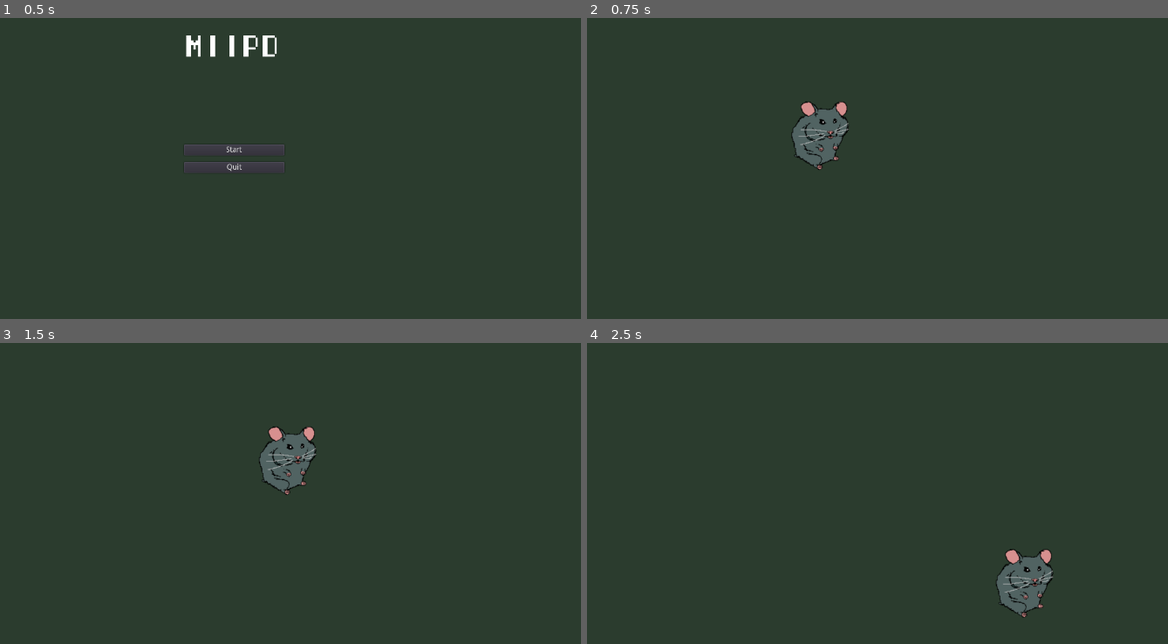
Above: before the commit, frames 1-4 (two rows, left to right).
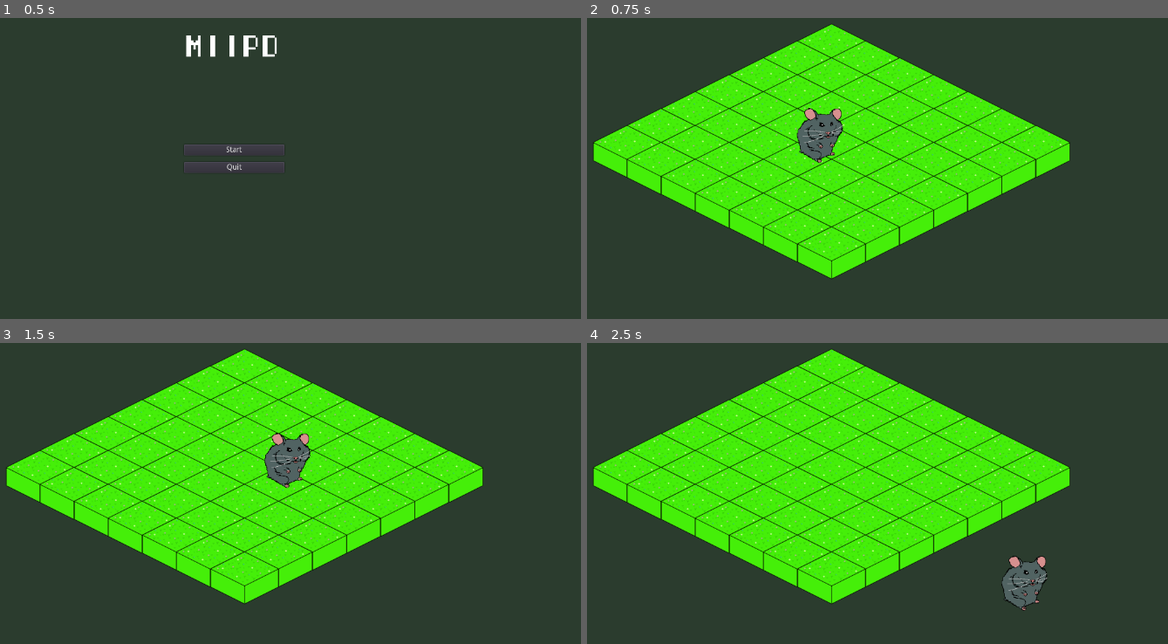
Above: after the commit, the same moments.

Repository: miishin/miipd
Game: Godot game, scene res://assets/scenes/main_menu.tscn
Same seed, same stepped clock (60 frames per second), same inputs: the game is played once before the commit and once after it.
Inputs:
- Up to frame 1 (0.5 s): no input
- Up to frame 2 (0.75 s): click "Start" at 0.5 s
- Up to frame 3 (1.5 s): tap Enter at 1.25 s; hold Right (ui_right) from 1.28 s (still down)
- Up to frame 4 (2.5 s): release Right (ui_right) at 2.03 s; hold Down (ui_down) from 2.03 s (still down)

Frame 1 is identical in both runs. In frame 2, 37% of the frame differs, in the area x 1-84%, y 2-87%; in frame 3, 37%; in frame 4, 38%, in the area x 1-84%, y 2-92%.

Commit message:
added board + tiles, removed x.txt

Diff:
--- /dev/null
+++ b/assets/scenes/board.tscn
@@ -0,0 +1,28 @@
+[gd_scene load_steps=3 format=2]
+
+[ext_resource path="res://assets/graphics/tilesets/grassy_tile.png" type="Texture" id=1]
+
+[sub_resource type="TileSet" id=1]
+0/name = "grassy_tile.png 0"
+0/texture = ExtResource( 1 )
+0/tex_offset = Vector2( 0, 0 )
+0/modulate = Color( 1, 1, 1, 1 )
+0/region = Rect2( 0, 0, 128, 128 )
+0/tile_mode = 0
+0/occluder_offset = Vector2( 0, 0 )
+0/navigation_offset = Vector2( 0, 0 )
+0/shape_offset = Vector2( 0, 0 )
+0/shape_transform = Transform2D( 1, 0, 0, 1, 0, 0 )
+0/shape_one_way = false
+0/shape_one_way_margin = 0.0
+0/shapes = [  ]
+0/z_index = 0
+
+[node name="Node2D" type="Node2D"]
+
+[node name="TileMap" type="TileMap" parent="."]
+mode = 1
+tile_set = SubResource( 1 )
+cell_size = Vector2( 125, 62 )
+format = 1
+tile_data = PoolIntArray( -131072, 0, 0, -131071, 0, 0, -131070, 0, 0, -131069, 0, 0, -131068, 0, 0, -131067, 0, 0, -131066, 0, 0, -65536, 0, 0, -65535, 0, 0, -65534, 0, 0, -65533, 0, 0, -65532, 0, 0, -65531, 0, 0, -65530, 0, 0, 0, 0, 0, 1, 0, 0, 2, 0, 0, 3, 0, 0, 4, 0, 0, 5, 0, 0, 6, 0, 0, 65536, 0, 0, 65537, 0, 0, 65538, 0, 0, 65539, 0, 0, 65540, 0, 0, 65541, 0, 0, 65542, 0, 0, 131072, 0, 0, 131073, 0, 0, 131074, 0, 0, 131075, 0, 0, 131076, 0, 0, 131077, 0, 0, 131078, 0, 0, 196608, 0, 0, 196609, 0, 0, 196610, 0, 0, 196611, 0, 0, 196612, 0, 0, 196613, 0, 0, 196614, 0, 0, 262144, 0, 0, 262145, 0, 0, 262146, 0, 0, 262147, 0, 0, 262148, 0, 0, 262149, 0, 0, 262150, 0, 0 )
--- a/assets/scenes/character_select.tscn
+++ b/assets/scenes/character_select.tscn
@@ -1,8 +1,9 @@
-[gd_scene load_steps=4 format=2]
+[gd_scene load_steps=5 format=2]
 
 [ext_resource path="res://assets/scripts/character_select.gd" type="Script" id=1]
 [ext_resource path="res://assets/themes/menu.theme" type="Theme" id=2]
 [ext_resource path="res://assets/scenes/hamster.tscn" type="PackedScene" id=3]
+[ext_resource path="res://assets/scenes/board.tscn" type="PackedScene" id=4]
 
 [node name="CharacterSelect" type="Control"]
 anchor_right = 1.0
@@ -20,5 +21,9 @@
 "_edit_use_anchors_": false
 }
 
-[node name="Selection" parent="Panel" instance=ExtResource( 3 )]
+[node name="Node2D" parent="." instance=ExtResource( 4 )]
+position = Vector2( 535.987, 234.759 )
+
+[node name="Selection" parent="." instance=ExtResource( 3 )]
 position = Vector2( 640, 384 )
+scale = Vector2( 0.8, 0.8 )
--- a/assets/scripts/character_select.gd
+++ b/assets/scripts/character_select.gd
@@ -6,7 +6,7 @@
 var velocity = Vector2.ZERO
 
 func _physics_process(delta):
-	var selection = $Panel/Selection
+	var selection = $Selection
 	input.x = Input.get_action_strength("ui_right") - Input.get_action_strength("ui_left")
 	input.y = Input.get_action_strength("ui_down") - Input.get_action_strength("ui_up")
 	velocity = input.normalized()
Binary file added: assets/graphics/tilesets/base_tile.png
Binary file added: assets/graphics/tilesets/grassy_tile.png
Not shown, removed: assets/graphics/tilesets/x.txt
